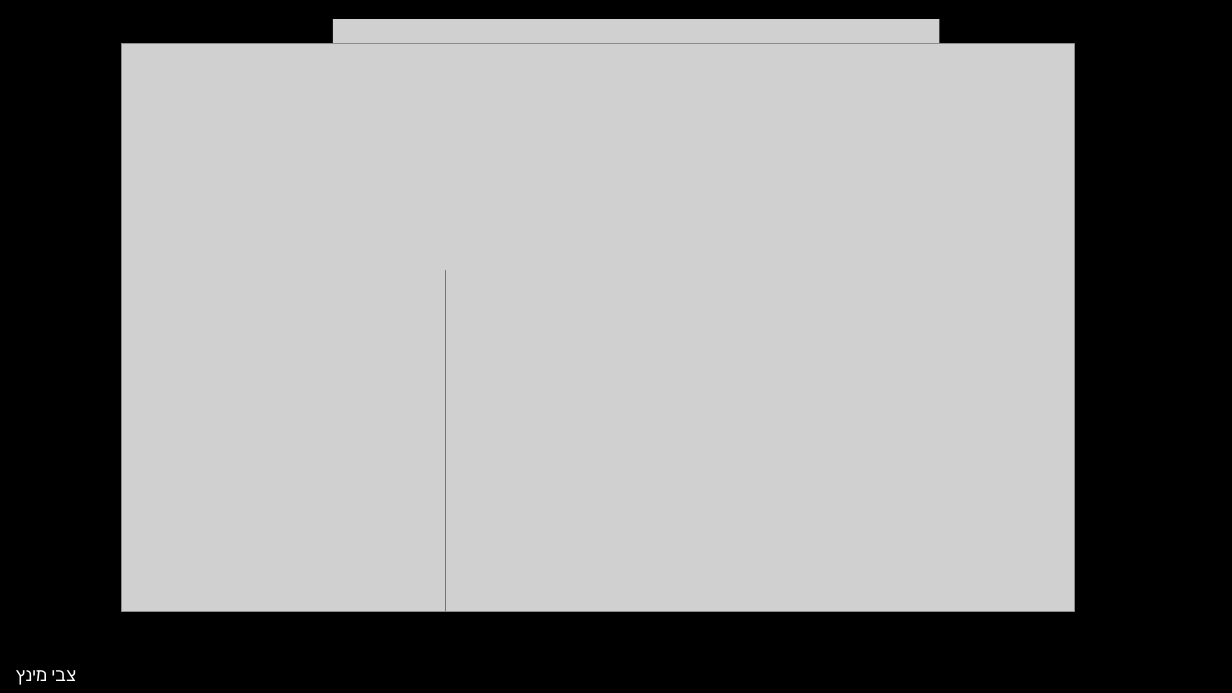
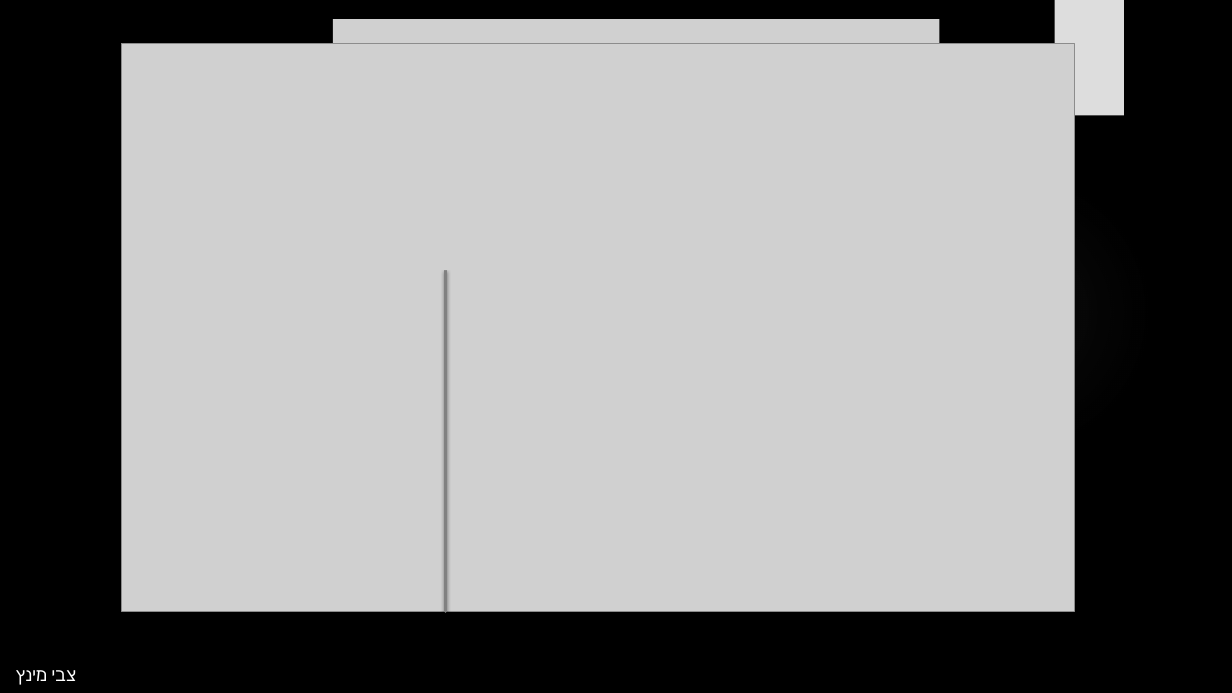
Before and after one commit to MosheOfer1/Data-Structures-2025, a slide deck: slide 42 of 1 - מבוא/תרגול 1 - מבוא.pptx (slide 38 before the commit). Drawn at 1232x693 pixels with LibreOffice and Linux fonts; fonts in the diff are those of the drawing; grey boxes stand for pictures; background and template pictures are left out. Boxes give left, top, right and bottom in pixels: in the first picture for what was removed or moved away, otherwise in the second. Text is boxed around its words. In the diff, an @@ line names an element or a change of style, - is before the commit and + after.

```diff
--- a/1 - מבוא/תרגול 1 - מבוא.pptx
+++ b/1 - מבוא/תרגול 1 - מבוא.pptx
@@ rectangle added at (1055, 0, 1124, 116), fill #DDDDDD @@
@@ line (445, 270) - (445, 612): stroke #7C60C6 1.5 pt to #808080 2.25 pt @@
```
Also in this commit, not shown: 53 other slides changed, 6 slides added, 2 slides removed.
